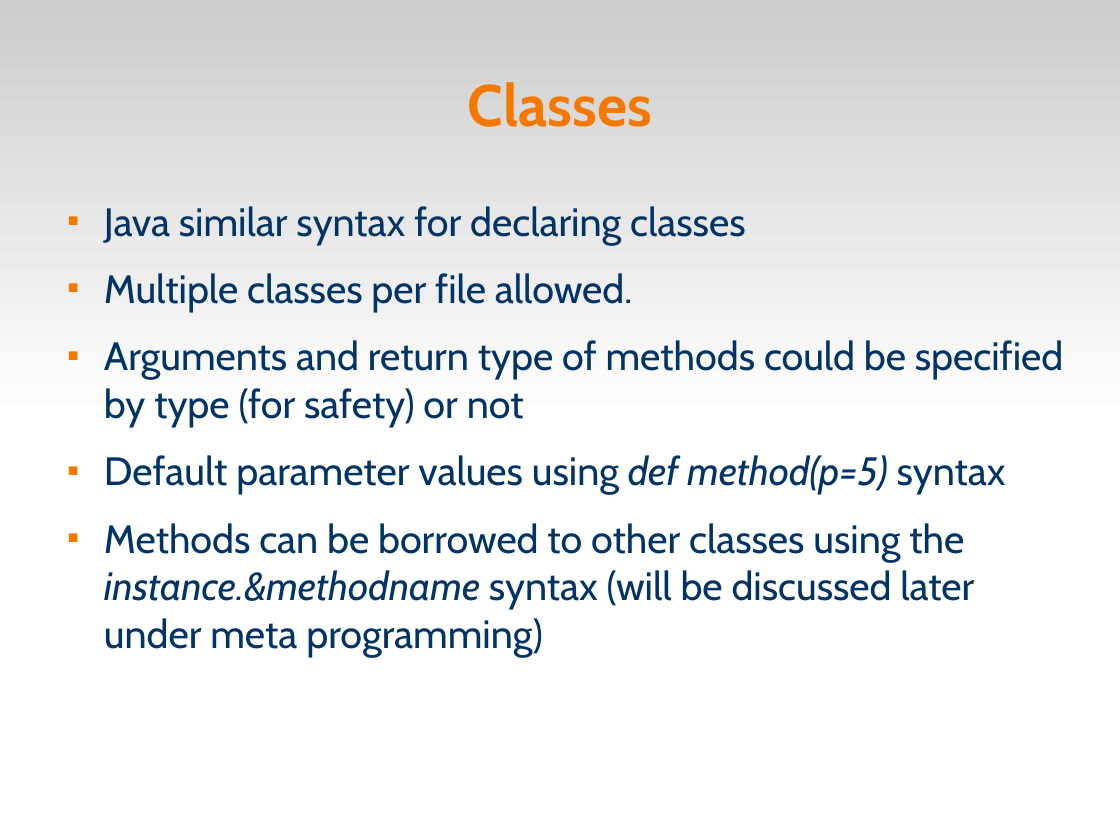
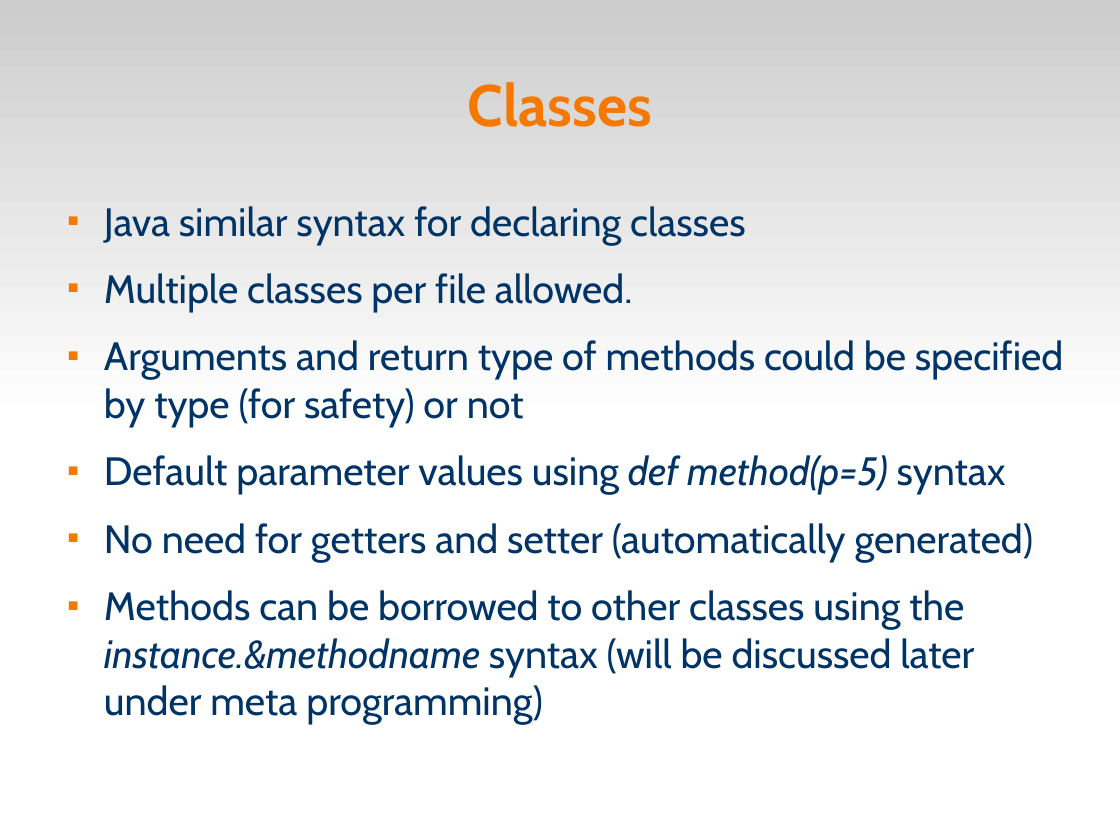
Before and after one commit to veltzer/demos, a slide deck: slide 16 of groovy/doc/groovy.odp. Drawn at 1120x840 pixels with LibreOffice and Linux fonts; fonts in the diff are those of the drawing. Boxes give left, top, right and bottom in pixels: in the first picture for what was removed or moved away, otherwise in the second. Text is boxed around its words. In the diff, an @@ line names an element or a change of style, - is before the commit and + after.

Commit message:
last version

```diff
--- a/groovy/doc/groovy.odp
+++ b/groovy/doc/groovy.odp
@@ text at (104, 523, 1034, 562): paragraph added @@
+■ No need for getters and setter (automatically generated)
```
